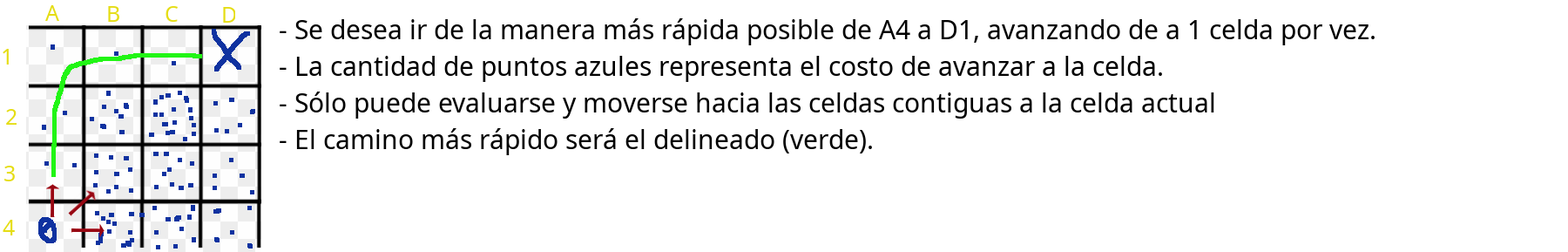
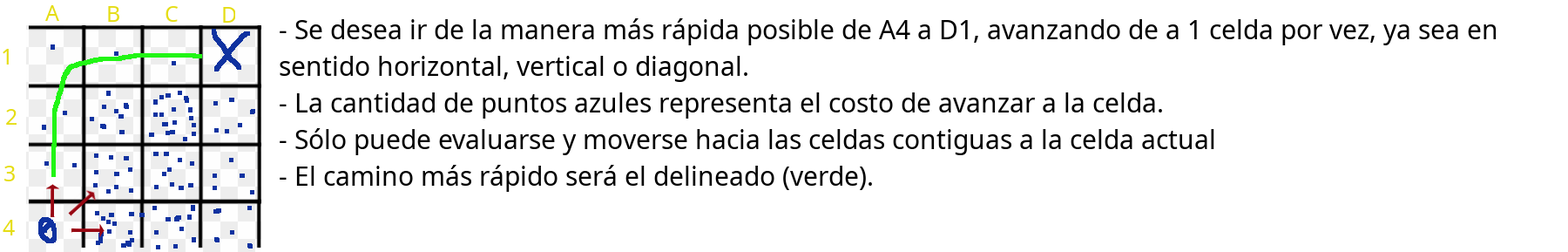
Two versions of the same layered image (1568 × 252). Layer-by-layer changes:
painted on "- Se desea ir de la manera más..." over left=279, top=24, right=1497, bottom=192
